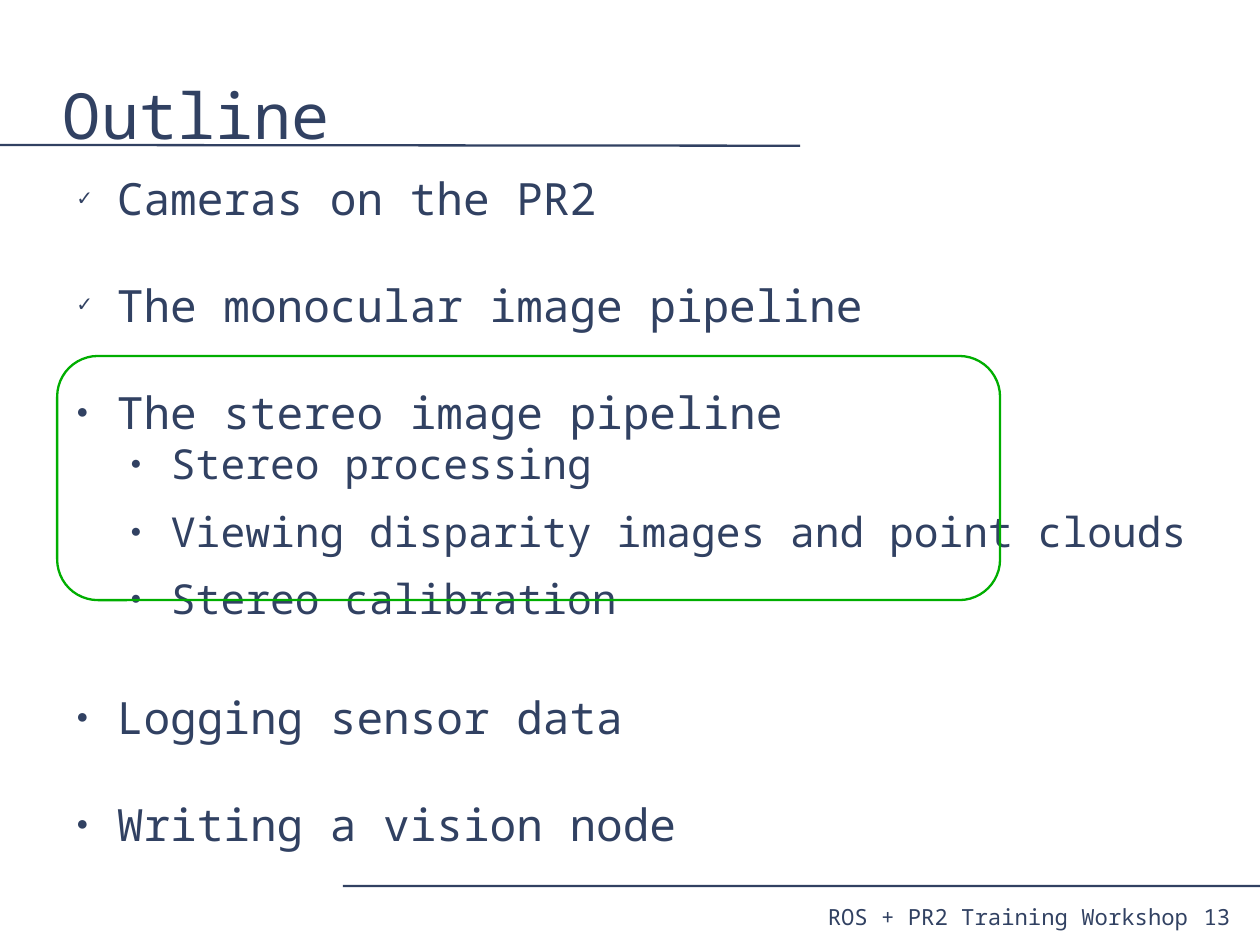
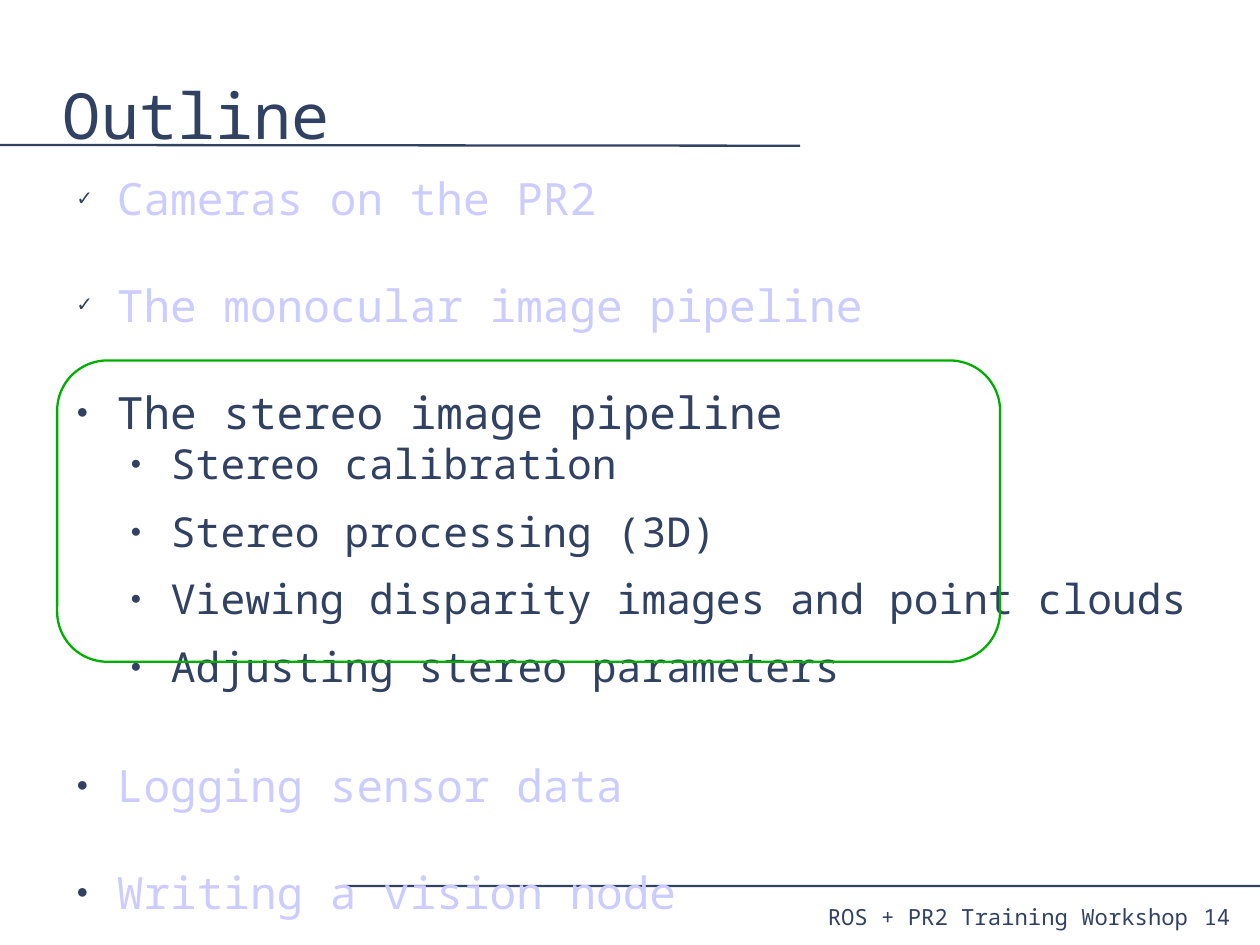
Before and after one commit to PR2/pr2_docs, a slide deck: slide 14 of pr2_training_workshop/processing_camera_data/slides.odp (slide 13 before the commit). Drawn at 1260x945 pixels with LibreOffice and Linux fonts; fonts in the diff are those of the drawing. Boxes give left, top, right and bottom in pixels: in the first picture for what was removed or moved away, otherwise in the second. Text is boxed around its words. In the diff, an @@ line names an element or a change of style, - is before the commit and + after.

Commit message:
processing_camera_data: Switched monocular part a bit to parallel stereo better. Warnings on what not to do in the exercises. Updated commands. Formatting tweaks.

```diff
--- a/pr2_training_workshop/processing_camera_data/slides.odp
+++ b/pr2_training_workshop/processing_camera_data/slides.odp
@@ text at [117,182,862,920]: text colour #314162 to #CCCCFF in "Cameras on the PR2", "The monocular image pipeline", "Logging sensor data", "Writing a vision node" @@
@@ rounded rectangle: place and size @@
-rounded rectangle at [57,356,1000,600]
+rounded rectangle at [57,360,1000,662]
@@ text at [171,447,716,557]: text changed @@
-  ● Stereo processing
+  ● Stereo calibration
+  ● Stereo processing (3D)
@@ text at [171,650,840,692]: text changed @@
-  ● Stereo calibration
+  ● Adjusting stereo parameters
@@ page number at [1204,909,1231,925]: text changed @@
-13
+14
```
Also in this commit, not shown: 14 other slides changed, 1 slide added, 1 other file.
